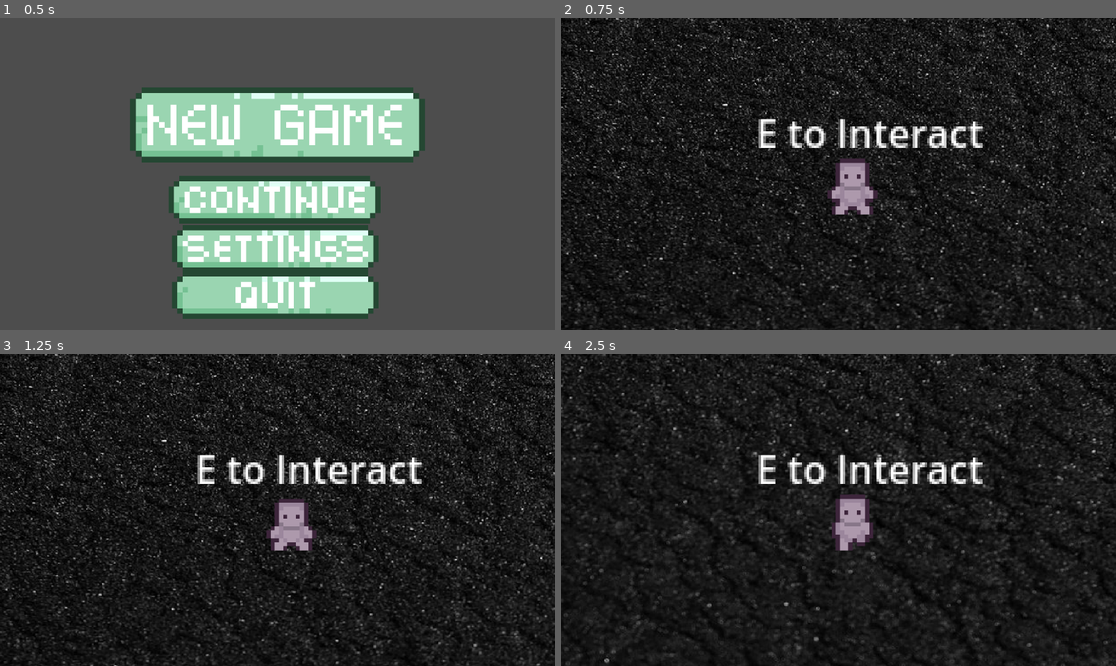
Above: before the commit, frames 1-4 (two rows, left to right).
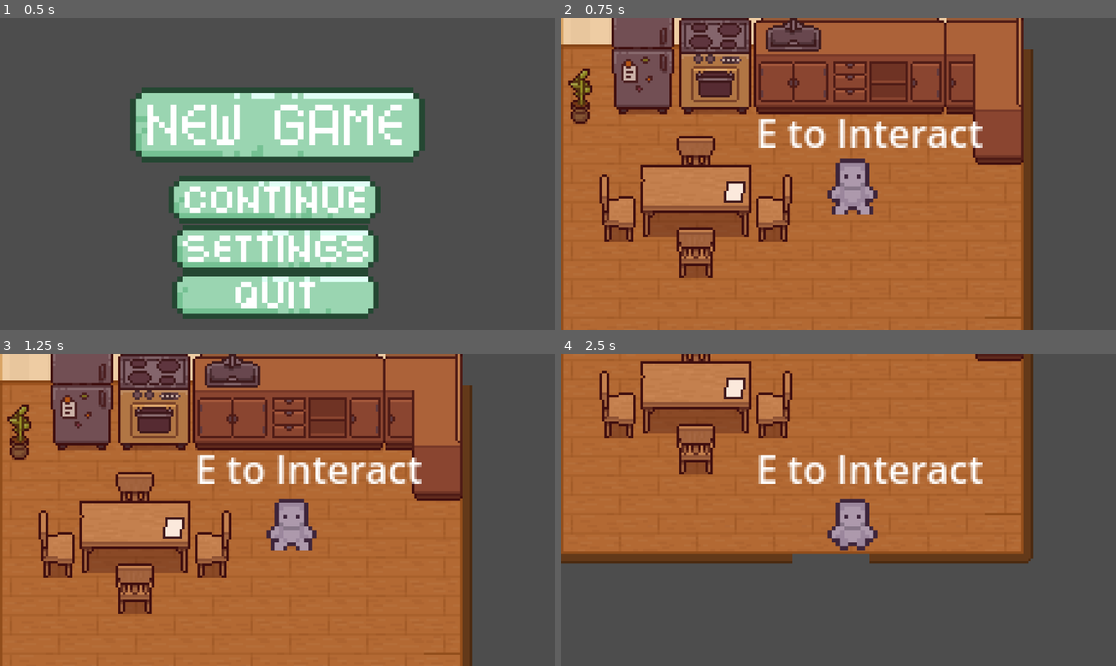
Above: after the commit, the same moments.

Repository: dddddakari/purgency
Game: Godot game, scene res://menus/start_screen.tscn
Two runs of this game, one before a commit and one after it. Both use one fixed random seed, a clock stepped at 60 frames per second and the inputs below.
Inputs (mouse positions are in pixels of both pictures, inside the frame that each line leads up to):
- Up to frame 1 (0.5 s): no input
- Up to frame 2 (0.75 s): click (832, 120) at 0.5 s
- Up to frame 3 (1.25 s): no input
- Up to frame 4 (2.5 s): hold Right (ui_right) 1.28-2.03 s; hold E (interact) 1.28-2.03 s; hold Down (ui_down) from 2.03 s (still down); tap E (interact) at 2.1 s

Frame 1 is identical in both runs. In frame 2, 97% of the frame differs, in the area x 0-100%, y 0-100%; in frame 3, 97%; in frame 4, 98%.

Commit message:
fixed area interaction

Diff:
--- a/purgency-/scenes/kitchen/area_2d.gd
+++ b/purgency-/scenes/kitchen/area_2d.gd
@@ -2,12 +2,18 @@
 
 var entered = false
 
-func _on_body_entered(_body: PhysicsBody2D):
+
+func _on_body_entered(body: Node2D) -> void:
 	entered = true
 
-func _on_body_exited(_body):
-		entered = false
+
+
+
+
+func _on_body_exited(body: Node2D) -> void:
+	entered = false
 
 func _process(_delta):
 	if entered == true:
-		get_tree().change_scene_to_file("res://scenes/outside/cutscene.tscn")
+		if Input.is_action_just_pressed("interact"):
+			get_tree().change_scene_to_file("res://scenes/outside/cutscene.tscn")
--- a/purgency-/scenes/outside/area_2d.gd
+++ b/purgency-/scenes/outside/area_2d.gd
@@ -10,4 +10,5 @@
 
 func _process(_delta):
 	if entered == true:
-		get_tree().change_scene_to_file("res://scenes/outside/black.jpg")
+		if Input.is_action_just_pressed("interact"):
+			get_tree().change_scene_to_file("res://scenes/kitchen/kitchen01.tscn")
Not shown: 1 places in purgency-/scenes/kitchen/kitchen.tscn that only renumber resources
